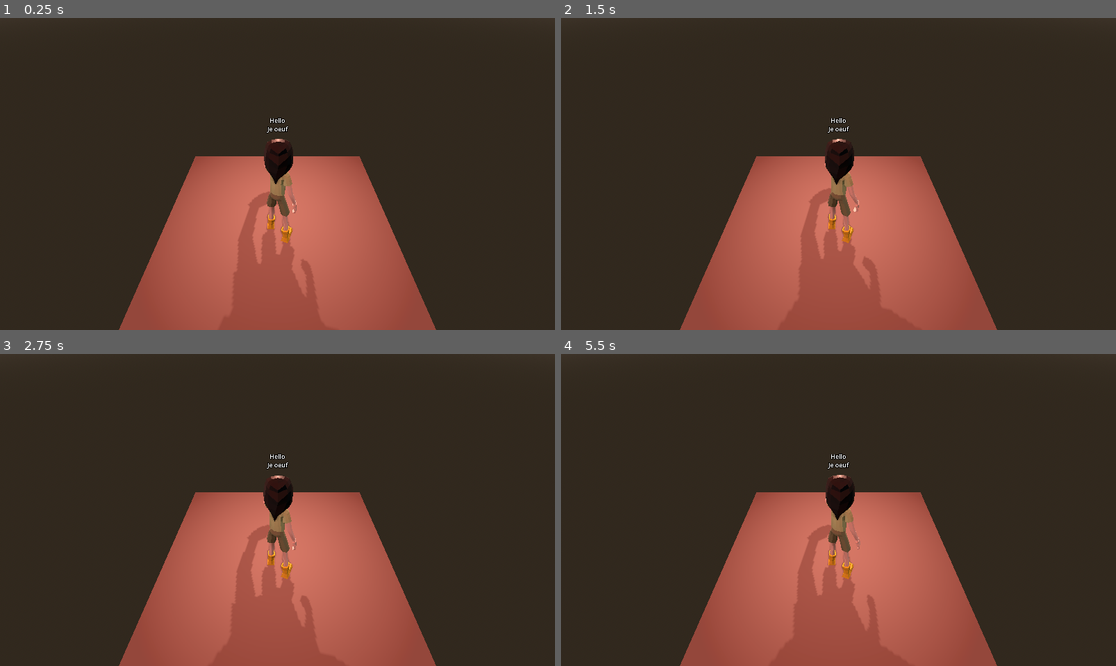
Above: before the commit, frames 1-4 (two rows, left to right).
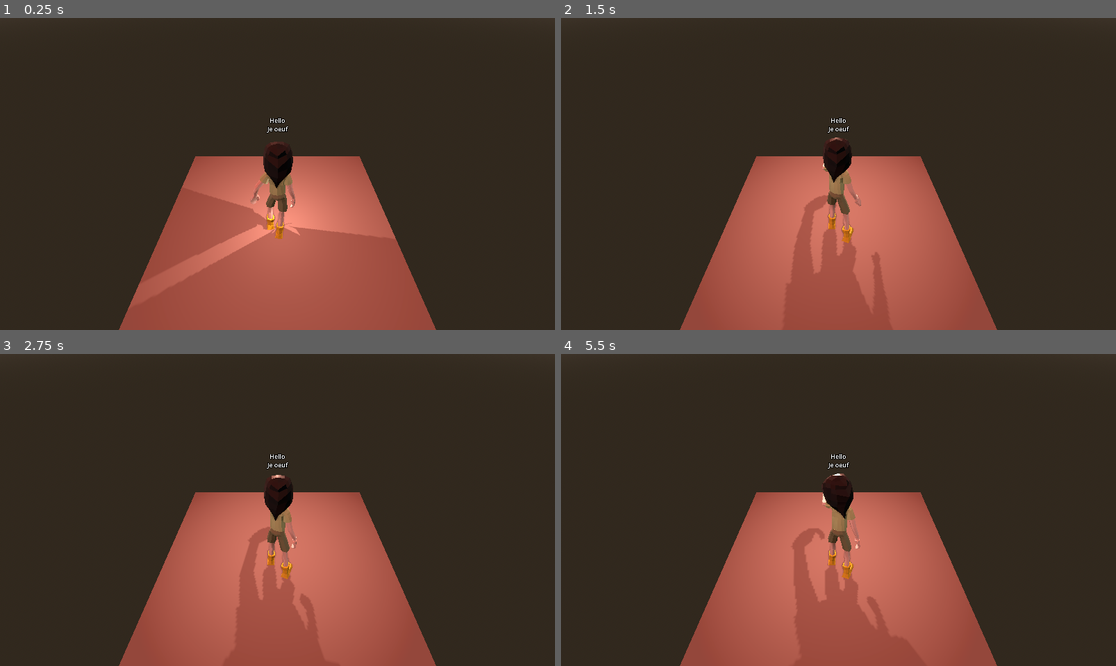
Above: after the commit, the same moments.

Repository: GreenDjango/BrackeysJam2026.1
Game: Godot game, scene res://src/scenes/game.tscn
The game is run twice, just before and just after one commit, with the same random seed, the same clock (stepped at 60 frames per second) and the same inputs.
Inputs:
- Up to frame 1 (0.25 s): no input
- Up to frame 2 (1.5 s): no input
- Up to frame 3 (2.75 s): no input
- Up to frame 4 (5.5 s): no input

The runs differ from the first frame. In frame 1, 2.0% of the frame differs, in the area x 36-58%, y 38-75%; in frame 2, 1.2%; in frame 3, 0.4%; in frame 4, 1.1%.

Commit message:
Add player animation state machine

Diff:
--- a/src/entities/player.tscn
+++ b/src/entities/player.tscn
@@ -9,16 +9,21 @@
 const JUMP_VELOCITY := 4.5
 const WALK_BLEND_SPEED := 0.1
 
+var idle_time := 0.0
 var walk_blend_position := Vector2(0, 0)
 var max_life : int = 5
 var current_life : int = max_life
 
-func _process(_delta: float) -> void:
+func _process(delta: float) -> void:
 	var input_dir := Input.get_vector(\"ui_left\", \"ui_right\", \"ui_up\", \"ui_down\")
 	walk_blend_position.x = move_toward(walk_blend_position.x, input_dir.x, WALK_BLEND_SPEED)
 	walk_blend_position.y = move_toward(walk_blend_position.y, input_dir.y, WALK_BLEND_SPEED)
-
 	$AnimationTree.set(\"parameters/WalkBlendSpace2D/blend_position\", walk_blend_position)
+
+	if not velocity:
+		idle_time += delta
+	else:
+		idle_time = 0
 
 func _physics_process(delta: float) -> void:
 	# Add the gravity.
@@ -55,40 +60,89 @@
 [sub_resource type="CapsuleShape3D" id="CapsuleShape3D_26beo"]
 height = 4.1674805
 
-[sub_resource type="AnimationNodeAnimation" id="AnimationNodeAnimation_cusn3"]
+[sub_resource type="AnimationNodeAnimation" id="AnimationNodeAnimation_2lfla"]
 animation = &"marche_devant"
 
-[sub_resource type="AnimationNodeAnimation" id="AnimationNodeAnimation_v4rts"]
+[sub_resource type="AnimationNodeAnimation" id="AnimationNodeAnimation_o5qvw"]
+animation = &"marche_arriere"
+
+[sub_resource type="AnimationNodeAnimation" id="AnimationNodeAnimation_lqcqj"]
+animation = &"idle"
+
+[sub_resource type="AnimationNodeAnimation" id="AnimationNodeAnimation_s0nk1"]
+animation = &"marche_left"
+
+[sub_resource type="AnimationNodeAnimation" id="AnimationNodeAnimation_ms0oa"]
 animation = &"marche_droite"
 
-[sub_resource type="AnimationNodeAnimation" id="AnimationNodeAnimation_hwyk6"]
-animation = &"marche_left"
-
-[sub_resource type="AnimationNodeAnimation" id="AnimationNodeAnimation_l2v1k"]
-animation = &"marche_arriere"
-
-[sub_resource type="AnimationNodeAnimation" id="AnimationNodeAnimation_2lfla"]
+[sub_resource type="AnimationNodeBlendSpace2D" id="AnimationNodeBlendSpace2D_2lfla"]
+blend_point_0/node = SubResource("AnimationNodeAnimation_2lfla")
+blend_point_0/pos = Vector2(0, 1)
+blend_point_1/node = SubResource("AnimationNodeAnimation_o5qvw")
+blend_point_1/pos = Vector2(0, -1)
+blend_point_2/node = SubResource("AnimationNodeAnimation_lqcqj")
+blend_point_2/pos = Vector2(0, 0)
+blend_point_3/node = SubResource("AnimationNodeAnimation_s0nk1")
+blend_point_3/pos = Vector2(-1, 0)
+blend_point_4/node = SubResource("AnimationNodeAnimation_ms0oa")
+blend_point_4/pos = Vector2(1, 0)
+
+[sub_resource type="AnimationNodeAnimation" id="AnimationNodeAnimation_gkg86"]
+animation = &"idle2"
+
+[sub_resource type="AnimationNodeAnimation" id="AnimationNodeAnimation_u2j08"]
 animation = &"idle"
 
-[sub_resource type="AnimationNodeBlendSpace2D" id="AnimationNodeBlendSpace2D_ya6j6"]
-blend_point_0/node = SubResource("AnimationNodeAnimation_cusn3")
-blend_point_0/pos = Vector2(0, 1)
-blend_point_1/node = SubResource("AnimationNodeAnimation_v4rts")
-blend_point_1/pos = Vector2(1, 0)
-blend_point_2/node = SubResource("AnimationNodeAnimation_hwyk6")
-blend_point_2/pos = Vector2(-1, 0)
-blend_point_3/node = SubResource("AnimationNodeAnimation_l2v1k")
-blend_point_3/pos = Vector2(0, -1)
-blend_point_4/node = SubResource("AnimationNodeAnimation_2lfla")
-blend_point_4/pos = Vector2(0, 0)
-sync = true
-
-[sub_resource type="AnimationNodeBlendTree" id="AnimationNodeBlendTree_0qy4j"]
-graph_offset = Vector2(0, 32)
-nodes/output/position = Vector2(700, 200)
-nodes/WalkBlendSpace2D/node = SubResource("AnimationNodeBlendSpace2D_ya6j6")
-nodes/WalkBlendSpace2D/position = Vector2(280, 120)
-node_connections = [&"output", 0, &"WalkBlendSpace2D"]
+[sub_resource type="AnimationNodeAnimation" id="AnimationNodeAnimation_3glep"]
+animation = &"sortir_torche"
+
+[sub_resource type="AnimationNodeStateMachineTransition" id="AnimationNodeStateMachineTransition_o5qvw"]
+advance_mode = 2
+
+[sub_resource type="AnimationNodeStateMachineTransition" id="AnimationNodeStateMachineTransition_lqcqj"]
+xfade_time = 0.1
+switch_mode = 2
+advance_mode = 2
+
+[sub_resource type="AnimationNodeStateMachineTransition" id="AnimationNodeStateMachineTransition_2lfla"]
+xfade_time = 0.1
+advance_mode = 2
+advance_expression = "idle_time == 0"
+
+[sub_resource type="AnimationNodeStateMachineTransition" id="AnimationNodeStateMachineTransition_3glep"]
+xfade_time = 0.1
+advance_mode = 2
+advance_expression = "idle_time >= 5"
+
+[sub_resource type="AnimationNodeStateMachineTransition" id="AnimationNodeStateMachineTransition_gkg86"]
+xfade_time = 0.1
+break_loop_at_end = true
+priority = 2
+switch_mode = 2
+advance_mode = 2
+
+[sub_resource type="AnimationNodeStateMachineTransition" id="AnimationNodeStateMachineTransition_rqrib"]
+xfade_time = 0.1
+priority = 2
+switch_mode = 2
+advance_mode = 2
+
+[sub_resource type="AnimationNodeStateMachineTransition" id="AnimationNodeStateMachineTransition_s0nk1"]
+xfade_time = 0.1
+advance_mode = 2
+advance_expression = "idle_time == 0"
+
+[sub_resource type="AnimationNodeStateMachine" id="AnimationNodeStateMachine_2lfla"]
+states/WalkBlendSpace2D/node = SubResource("AnimationNodeBlendSpace2D_2lfla")
+states/WalkBlendSpace2D/position = Vector2(605, 100)
+states/idle/node = SubResource("AnimationNodeAnimation_u2j08")
+states/idle/position = Vector2(494, 199)
+"states/idle 2/node" = SubResource("AnimationNodeAnimation_gkg86")
+"states/idle 2/position" = Vector2(605, 199)
+states/sortir_torche/node = SubResource("AnimationNodeAnimation_3glep")
+states/sortir_torche/position = Vector2(354, 100)
+transitions = ["Start", "sortir_torche", SubResource("AnimationNodeStateMachineTransition_o5qvw"), "sortir_torche", "WalkBlendSpace2D", SubResource("AnimationNodeStateMachineTransition_lqcqj"), "idle 2", "WalkBlendSpace2D", SubResource("AnimationNodeStateMachineTransition_2lfla"), "WalkBlendSpace2D", "idle 2", SubResource("AnimationNodeStateMachineTransition_3glep"), "idle", "idle 2", SubResource("AnimationNodeStateMachineTransition_gkg86"), "idle 2", "idle", SubResource("AnimationNodeStateMachineTransition_rqrib"), "idle", "WalkBlendSpace2D", SubResource("AnimationNodeStateMachineTransition_s0nk1")]
+graph_offset = Vector2(0, 66.3682)
 
 [node name="Player" type="CharacterBody3D" unique_id=460088547]
 script = SubResource("GDScript_26beo")
@@ -101,27 +155,27 @@
 transform = Transform3D(-1, 0, -8.742278e-08, 0, 1, 0, 8.742278e-08, 0, -1, 0, 0, 0)
 
 [node name="Skeleton3D" parent="MainCharacter/Armature" parent_id_path=PackedInt32Array(805796366, 1566124132) index="0" unique_id=2084913571]
-bones/0/position = Vector3(1.9367658, -3.129304, -260.39554)
-bones/0/rotation = Quaternion(-0.67152786, -0.18282658, 0.18118855, 0.6948348)
+bones/0/position = Vector3(1.8627485, -2.6692626, -260.3665)
+bones/0/rotation = Quaternion(-0.66864794, -0.1757139, 0.1823462, 0.6991312)
 bones/1/position = Vector3(8.34465e-07, 19.411194, -0.35083914)
-bones/1/rotation = Quaternion(0.032513425, 0.0009141954, -0.027295118, 0.9990982)
+bones/1/rotation = Quaternion(0.054924782, -0.00037729923, -0.01730514, 0.9983405)
 bones/2/position = Vector3(-5.066395e-07, 22.65011, 1.0132791e-06)
-bones/2/rotation = Quaternion(0.01072611, -0.0074813506, 0.027552925, 0.9995348)
+bones/2/rotation = Quaternion(0.0064716684, -0.007113827, 0.021992335, 0.999712)
 bones/3/position = Vector3(-1.013279e-06, 25.88585, 1.4901161e-06)
-bones/3/rotation = Quaternion(0.0113788815, -0.0043873116, 0.028168013, 0.9995289)
+bones/3/rotation = Quaternion(0.0070158085, -0.0046517714, 0.022289531, 0.99971616)
 bones/4/position = Vector3(6.67572e-06, 29.12155, 1.2562681e-05)
-bones/4/rotation = Quaternion(0.0016210957, 0.151519, -0.054686237, 0.9869392)
+bones/4/rotation = Quaternion(-0.01931264, 0.15895993, -0.06840763, 0.984723)
 bones/5/position = Vector3(1.4305115e-06, 33.540718, -0.30647784)
-bones/5/rotation = Quaternion(-0.04969358, 0.11466078, -0.010244252, 0.9921081)
+bones/5/rotation = Quaternion(-0.054514524, 0.1140271, -0.0040980023, 0.99197245)
 bones/6/position = Vector3(1.7881393e-07, 76.44837, -0.6985529)
 bones/7/position = Vector3(10.745476, 26.459852, -0.02640345)
-bones/7/rotation = Quaternion(-0.5923922, -0.40514055, 0.5208896, -0.46217594)
+bones/7/rotation = Quaternion(-0.59626955, -0.40215942, 0.51397604, -0.46750316)
 bones/8/position = Vector3(4.4699652e-07, 22.018236, 1.8472758e-05)
-bones/8/rotation = Quaternion(0.226072, -0.37010074, 0.20142542, 0.87826234)
+bones/8/rotation = Quaternion(0.20972945, -0.40275335, 0.20827225, 0.8662713)
 bones/9/position = Vector3(2.462791e-05, 59.046375, -2.5344623e-05)
-bones/9/rotation = Quaternion(-0.038436987, 0.023519685, 0.5503972, 0.83368605)
+bones/9/rotation = Quaternion(-0.031520646, 0.020590108, 0.54381317, 0.8383613)
 bones/10/position = Vector3(-2.722588e-05, 52.63069, 2.0556068e-05)
-bones/10/rotation = Quaternion(0.009254116, -0.30560583, -0.078924134, 0.9488364)
+bones/10/rotation = Quaternion(0.020122942, -0.30541885, -0.098369375, 0.94690967)
 bones/11/position = Vector3(-8.431525, 7.1248555, -1.3235979e-05)
 bones/11/rotation = Quaternion(0.27054274, 0.22973152, 0.2185753, 0.9089857)
 bones/12/position = Vector3(-2.1539516, 8.5643835, -1.2560372e-06)
@@ -137,42 +191,42 @@
 bones/17/rotation = Quaternion(0.47432178, 0.013722204, 0.077620134, 0.8768156)
 bones/18/position = Vector3(-0.26705357, 9.334155, 3.225574e-06)
 bones/19/position = Vector3(-10.74546, 26.460619, -0.06979174)
-bones/19/rotation = Quaternion(0.62580603, -0.40787202, 0.5334338, 0.39680684)
+bones/19/rotation = Quaternion(0.62946635, -0.40517902, 0.52532053, 0.40452513)
 bones/20/position = Vector3(-1.6433048e-06, 22.018215, -5.4073116e-06)
-bones/20/rotation = Quaternion(0.38786462, 0.008553736, 0.024058668, 0.92136264)
+bones/20/rotation = Quaternion(0.3860303, 0.025921067, 0.026284564, 0.92174727)
 bones/21/position = Vector3(3.6858025e-06, 59.043495, 8.3487175e-06)
-bones/21/rotation = Quaternion(-0.01889111, -0.10476549, -0.16820782, 0.97998655)
+bones/21/rotation = Quaternion(-0.017516116, -0.09442475, -0.16276966, 0.9819793)
 bones/22/position = Vector3(-2.8628986e-06, 52.628662, 1.4583402e-05)
-bones/22/rotation = Quaternion(0.028175516, -0.16524605, -0.05022709, 0.98456955)
+bones/22/rotation = Quaternion(0.027783558, -0.16589223, -0.064495265, 0.9836404)
 bones/23/position = Vector3(9.215039, 7.4555016, -4.693866e-06)
-bones/23/rotation = Quaternion(0.007841328, -0.23111683, -0.10394995, 0.96732515)
+bones/23/rotation = Quaternion(0.004789428, -0.22621863, -0.14234202, 0.9636084)
 bones/24/position = Vector3(2.4363356, 9.164344, 8.551055e-06)
-bones/24/rotation = Quaternion(0.12528509, 0.17399372, 0.044251684, 0.9757416)
+bones/24/rotation = Quaternion(0.1078051, 0.17777966, 0.014606379, 0.97803843)
 bones/25/position = Vector3(-0.20267487, 8.393695, -2.0338134e-06)
-bones/25/rotation = Quaternion(-0.020863663, 0.07663339, -0.15661067, 0.98446184)
+bones/25/rotation = Quaternion(-0.036817864, 0.07405201, -0.20082293, 0.9761306)
 bones/26/position = Vector3(-2.2336442, 5.779323, 2.6538164e-06)
 bones/27/position = Vector3(1.5426704e-06, 15.566087, -6.5592903e-06)
-bones/27/rotation = Quaternion(0.09063391, -0.03252042, 0.026723236, 0.9949944)
+bones/27/rotation = Quaternion(0.05279868, -0.03250894, 0.028840078, 0.9976592)
 bones/28/position = Vector3(0.12418842, 16.211409, -1.7571445e-05)
-bones/28/rotation = Quaternion(0.16177146, 0.026033502, -0.06394634, 0.98441005)
+bones/28/rotation = Quaternion(0.12746716, 0.024827404, -0.050679937, 0.990236)
 bones/29/position = Vector3(-0.43836975, 10.393876, -4.8574943e-06)
-bones/29/rotation = Quaternion(0.13305967, 0.021773633, 0.031841736, 0.9903571)
+bones/29/rotation = Quaternion(0.09862092, 0.019970452, 0.045355204, 0.99389035)
 bones/30/position = Vector3(0.31417388, 9.158777, 8.3533305e-06)
 bones/31/position = Vector3(15.116845, -10.79286, 0.21535318)
-bones/31/rotation = Quaternion(0.17111267, 0.11408526, 0.97656685, -0.063422315)
+bones/31/rotation = Quaternion(0.17110334, 0.11820543, 0.9764564, -0.05730649)
 bones/32/position = Vector3(4.3138098e-06, 118.65899, 3.5245987e-06)
-bones/32/rotation = Quaternion(-0.14866643, -0.12121769, 0.004014037, 0.9814217)
+bones/32/rotation = Quaternion(-0.14638808, -0.11873596, 0.0032019129, 0.9820704)
 bones/33/position = Vector3(3.4888883e-06, 106.50387, -4.3328862e-07)
-bones/33/rotation = Quaternion(0.46334833, 0.01386893, -0.049636602, 0.8846764)
+bones/33/rotation = Quaternion(0.4629163, 0.0143868, -0.048617024, 0.8849508)
 bones/34/rotation = Quaternion(0.33267504, 0.00875544, -0.0045310333, 0.94299006)
 bones/36/position = Vector3(-15.116845, -10.792818, -0.058137435)
-bones/36/rotation = Quaternion(-0.021357242, 0.040338445, 0.99630076, 0.072811276)
-bones/37/rotation = Quaternion(-0.09570123, -0.09028743, 0.019734228, 0.9911105)
-bones/38/rotation = Quaternion(0.495782, 0.029636946, 0.04869818, 0.866574)
+bones/36/rotation = Quaternion(-0.020757902, 0.047193225, 0.99567914, 0.07723429)
+bones/37/rotation = Quaternion(-0.10012008, -0.08597173, 0.019430535, 0.9910638)
+bones/38/rotation = Quaternion(0.49860236, 0.029733792, 0.048721835, 0.86494964)
 bones/39/rotation = Quaternion(0.34642383, -0.00967429, 0.0041634287, 0.93801904)
 
 [node name="LeftHandBoneAttachment" type="BoneAttachment3D" parent="MainCharacter/Armature/Skeleton3D" index="0" unique_id=186672180]
-transform = Transform3D(0.0056191683, -0.27029508, -0.96276104, 0.3118412, 0.9152393, -0.25513273, 0.9501177, -0.29879504, 0.08943209, 26.00539, 116.65805, -343.95654)
+transform = Transform3D(0.011399329, -0.26792908, -0.96337104, 0.2856037, 0.9241721, -0.25364715, 0.9582801, -0.27225116, 0.08705661, 23.832432, 120.46286, -346.0221)
 bone_name = "mixamorig_LeftHand"
 bone_idx = 10
 
@@ -193,7 +247,8 @@
 
 [node name="AnimationTree" type="AnimationTree" parent="." unique_id=771295286]
 root_node = NodePath("../MainCharacter")
-tree_root = SubResource("AnimationNodeBlendTree_0qy4j")
+tree_root = SubResource("AnimationNodeStateMachine_2lfla")
+advance_expression_base_node = NodePath("..")
 anim_player = NodePath("../MainCharacter/AnimationPlayer")
 parameters/WalkBlendSpace2D/blend_position = Vector2(0, 0)
 
